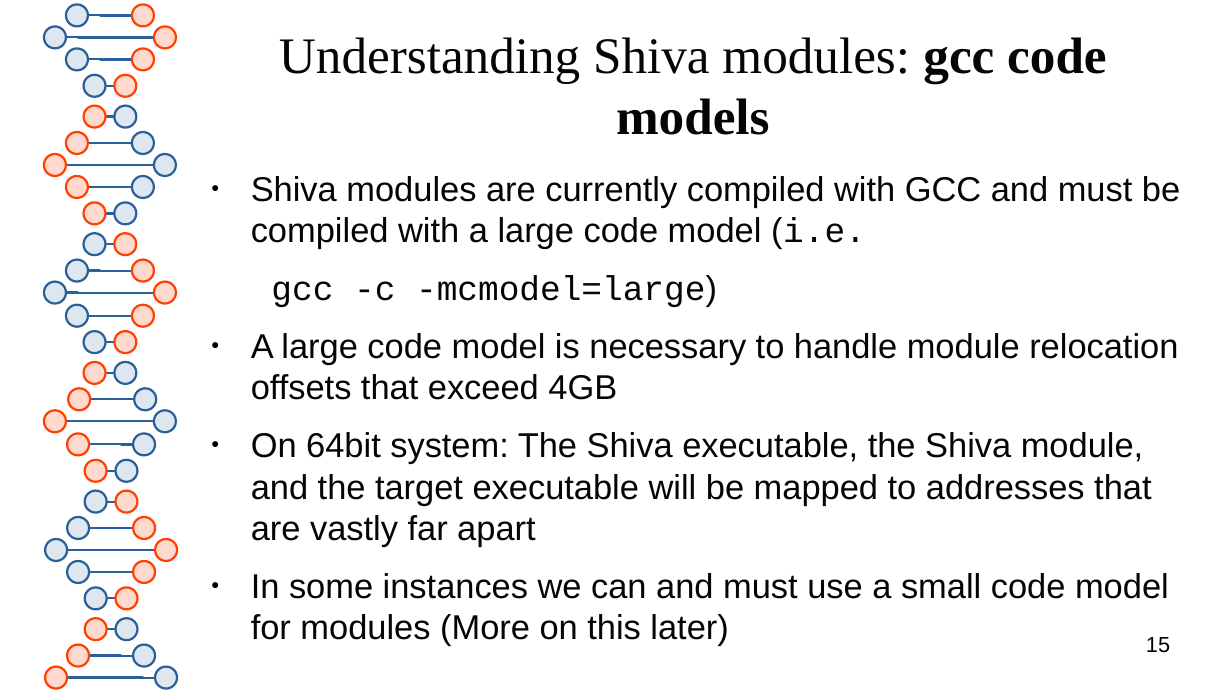
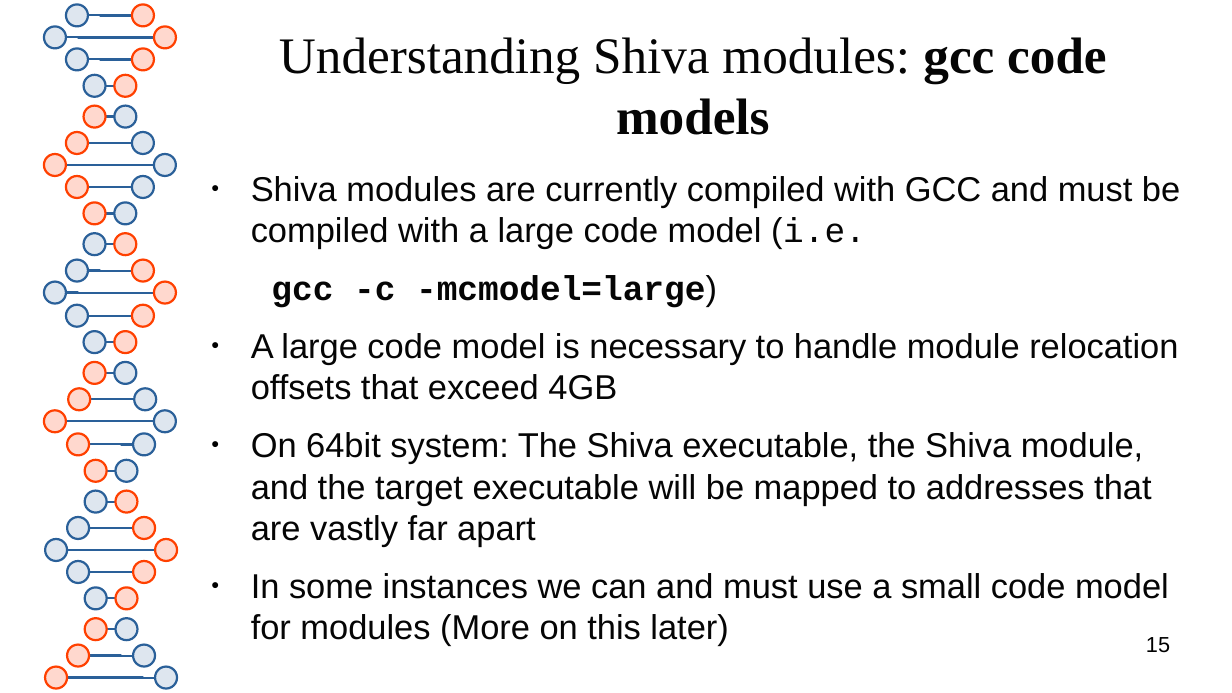
Before and after one commit to advanced-microcode-patching/shiva, a slide deck: slide 15 of presentation/shiva_runtime.odp. Drawn at 1232x693 pixels with LibreOffice and Linux fonts; fonts in the diff are those of the drawing. Boxes give left, top, right and bottom in pixels: in the first picture for what was removed or moved away, otherwise in the second. Text is boxed around its words. In the diff, an @@ line names an element or a change of style, - is before the commit and + after.

```diff
--- a/presentation/shiva_runtime.odp
+++ b/presentation/shiva_runtime.odp
@@ text at (271,275,717,308): bold on in "gcc -c -mcmodel=large)" @@
```
Also in this commit, not shown: 4 other slides changed, 5 slides added, 1 slide removed, 1 other file.
